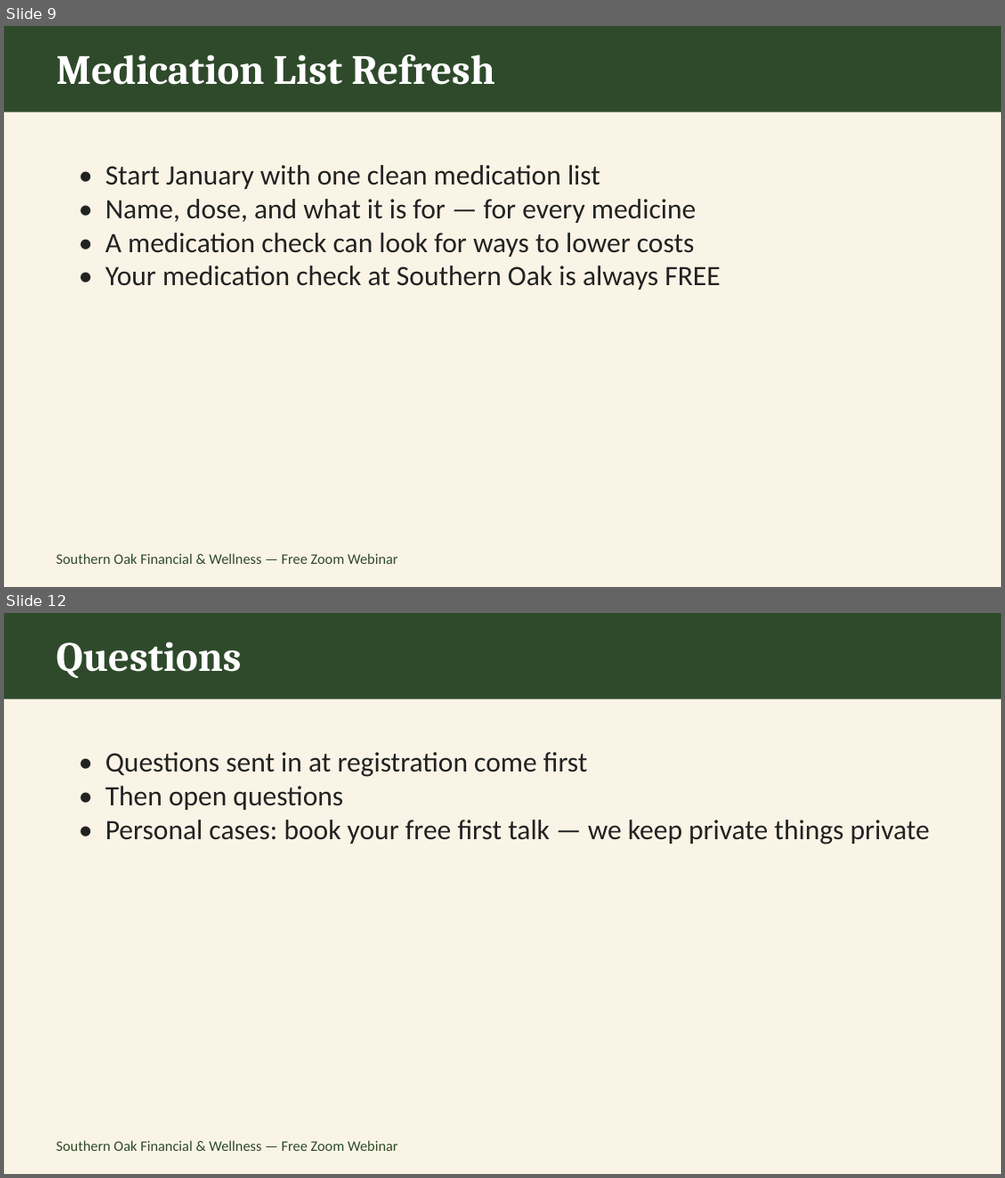
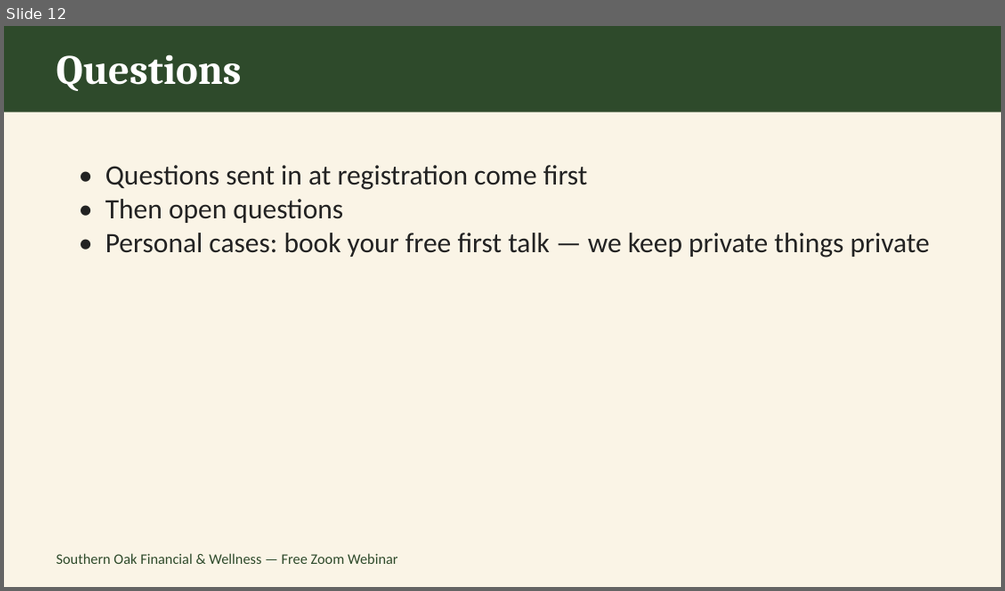
Before and after one commit to southernoakfw-ja/southernoakfw-ja.github.io, a slide deck: assets/Clear-Plan-Webinar-Dec11.pptx. Shown one above the other, each under a label of ours: slides 9 and 12 before the commit, slide 12 after it; the slides between them are not shown. The pictures are 1005x1178 and 1005x591 pixels, drawn with LibreOffice and Linux fonts; fonts in the diff are those of the drawing. Boxes give left, top, right and bottom in pixels: in the first picture for what was removed or moved away, otherwise in the second. Text is boxed around its words. In the diff, an @@ line names an element or a change of style, - is before the commit and + after.

```diff
--- a/assets/Clear-Plan-Webinar-Dec11.pptx
+++ b/assets/Clear-Plan-Webinar-Dec11.pptx
@@ slide 9 removed at (4,26,1001,587), background #FFFFFF @@
@@ rectangle removed at (4,26,1001,587) @@
@@ rectangle removed at (4,26,1001,112) @@
@@ text removed at (57,54,495,85) @@
-Medication List Refresh
@@ text removed at (105,165,720,289) @@
-• Start January with one clean medication list
-• Name, dose, and what it is for — for every medicine
-• A medication check can look for ways to lower costs
-• Your medication check at Southern Oak is always FREE
@@ text removed at (57,553,398,564) @@
-Southern Oak Financial & Wellness — Free Zoom Webinar
```
Also in this commit, not shown: 9 slides changed, 2 slides added, 1 other slide removed, 7 other files.
